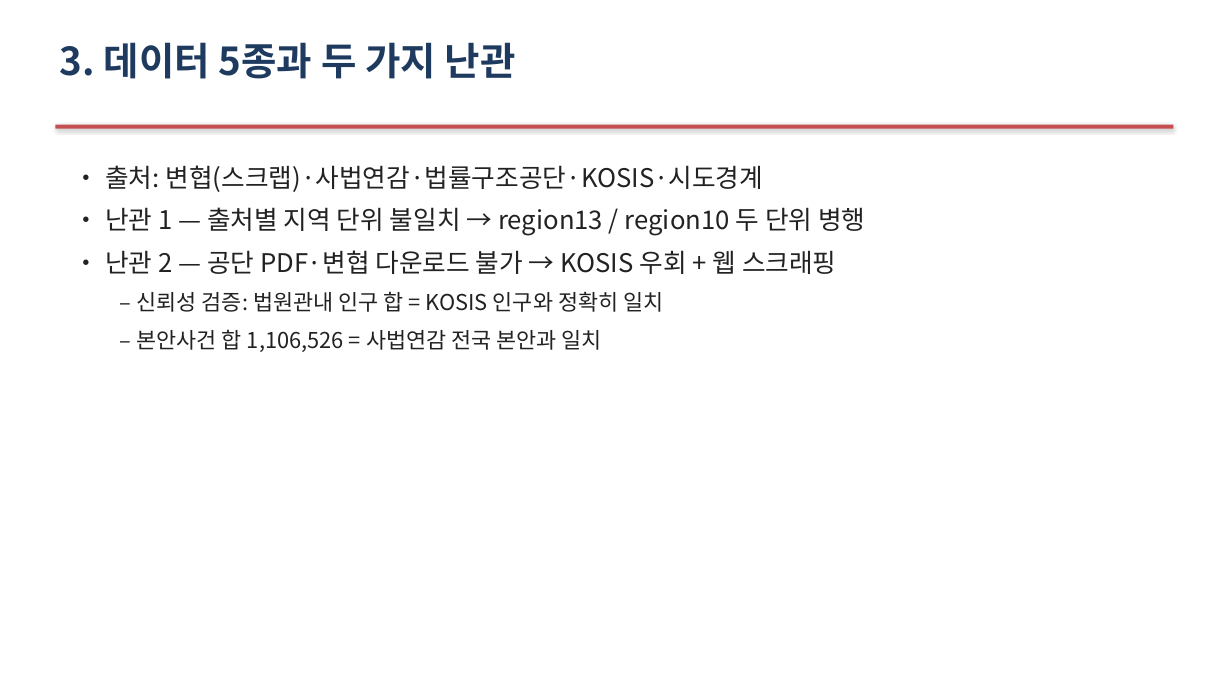
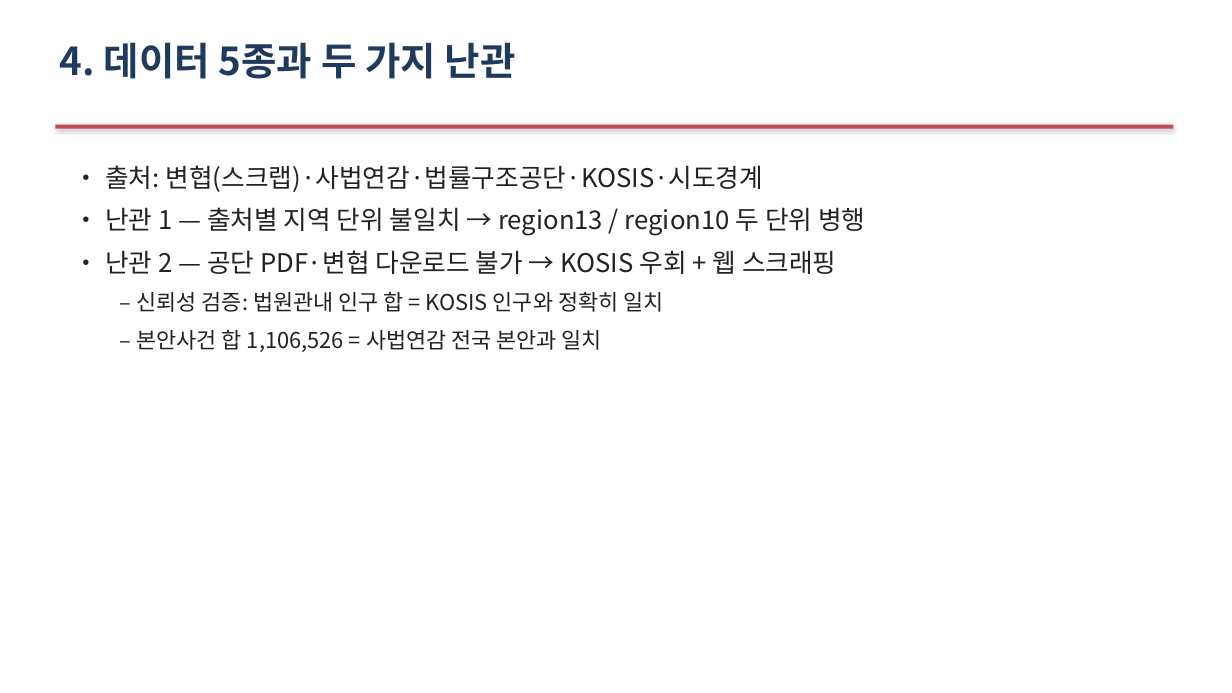
Before and after one commit to Allenkeem/llai-project, a slide deck: slide 7 of reports/발표자료.pptx (slide 5 before the commit). Drawn at 1232x693 pixels with LibreOffice and Linux fonts; fonts in the diff are those of the drawing. Boxes give left, top, right and bottom in pixels: in the first picture for what was removed or moved away, otherwise in the second. Text is boxed around its words. In the diff, an @@ line names an element or a change of style, - is before the commit and + after.

```diff
--- a/reports/발표자료.pptx
+++ b/reports/발표자료.pptx
@@ text at (x1=60, y1=42, x2=516, y2=79): text changed @@
-3. 데이터 5종과 두 가지 난관
+4. 데이터 5종과 두 가지 난관
```
Also in this commit, not shown: 10 other slides changed, 4 slides added.
